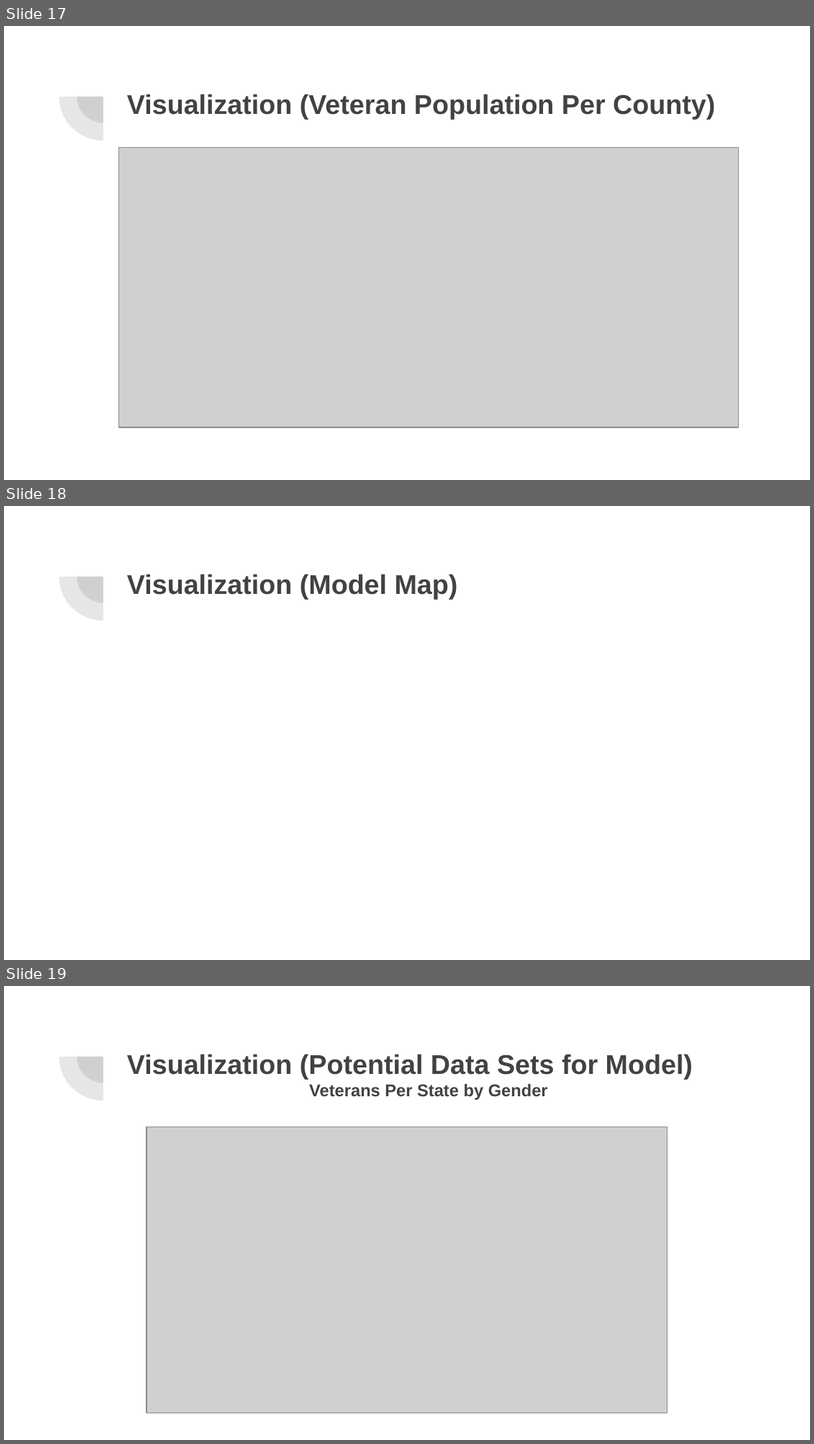
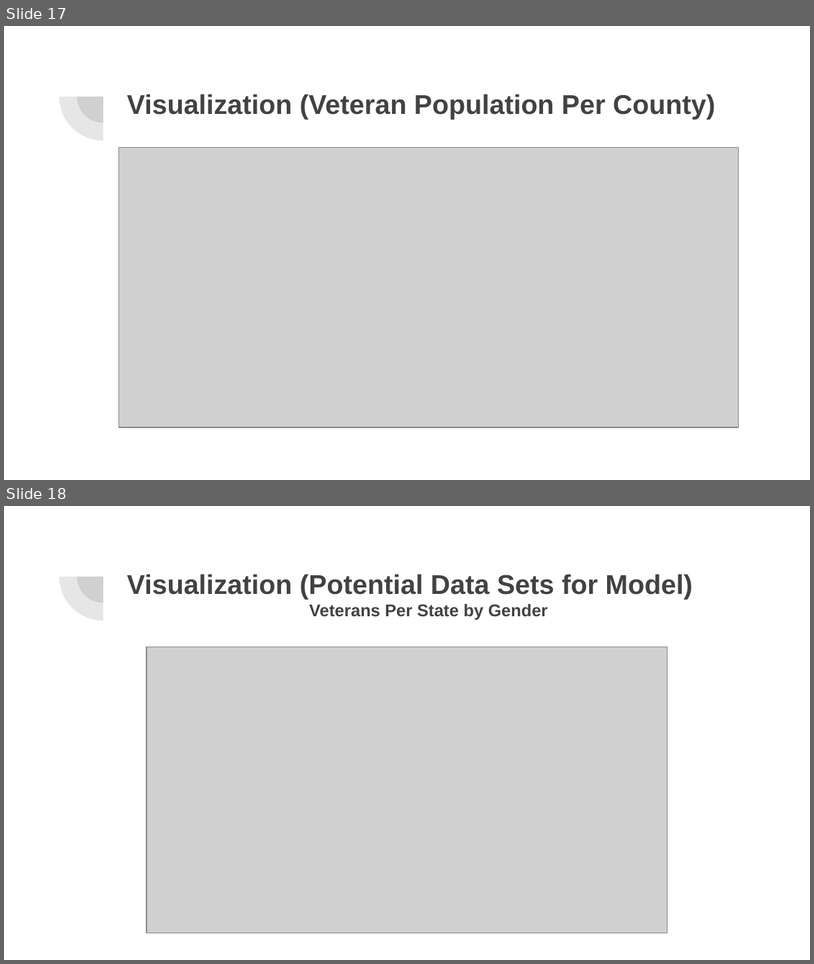
Before and after one commit to staceycatherine/Final_Project, a slide deck: Final Project Google Slides.pptx. Shown one above the other, each under a label of ours: slides 17, 18 and 19 before the commit, slides 17 and 18 after it. The pictures are 814x1444 and 814x964 pixels, drawn with LibreOffice and Linux fonts; fonts in the diff are those of the drawing; grey boxes stand for pictures. Boxes give left, top, right and bottom in pixels: in the first picture for what was removed or moved away, otherwise in the second. Text is boxed around its words. In the diff, an @@ line names an element or a change of style, - is before the commit and + after.

```diff
--- a/Final Project Google Slides.pptx
+++ b/Final Project Google Slides.pptx
@@ slide 18 removed at <box>4,506,810,960</box>, background #FFFFFF; not listed: 2 template elements that a slide beside it also shows @@
@@ title removed at <box>127,574,458,599</box> @@
-Visualization (Model Map)
@@ what was slide 19 is now slide 18 @@
```
Also in this commit, not shown: 2 slides changed, 1 slide added, 1 other slide removed.
